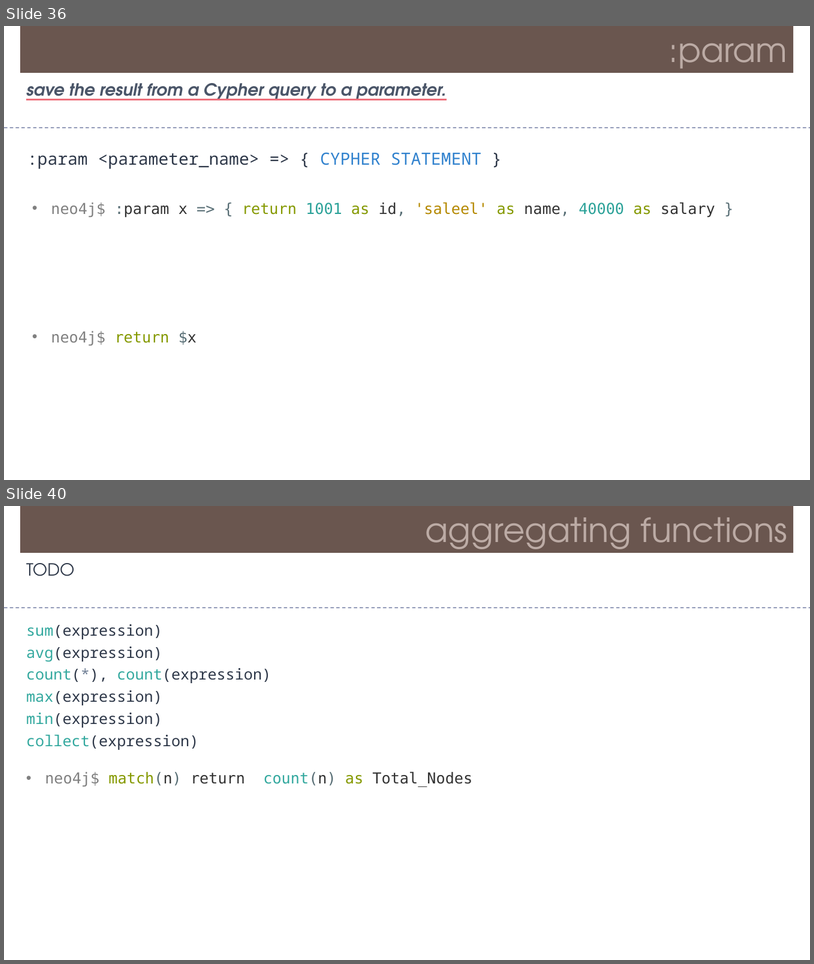
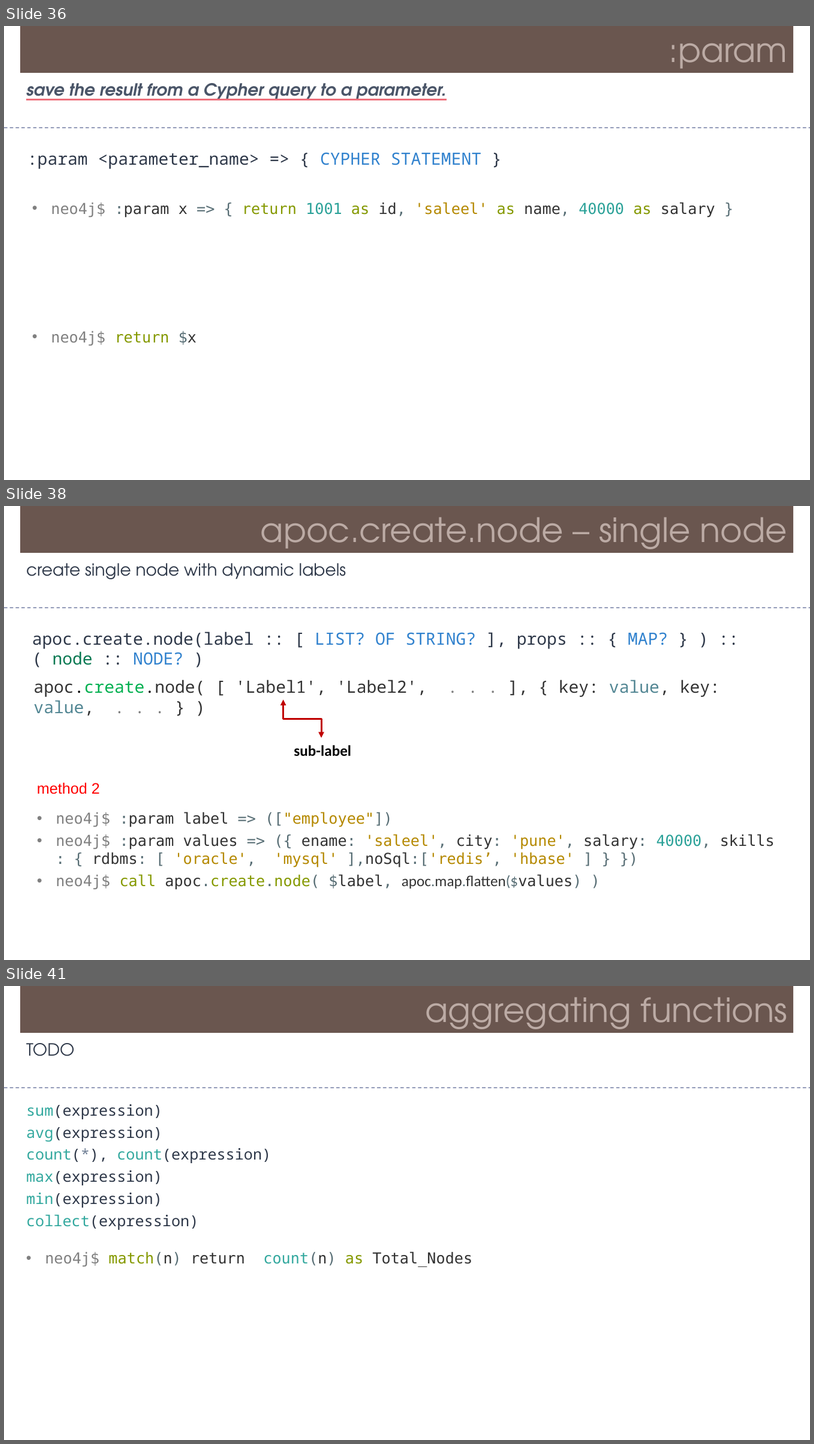
Before and after one commit to Saleel-Bagde/PPT-s, a slide deck: Neo4j.pptx. Shown one above the other, each under a label of ours: slides 36 and 40 before the commit, slides 36, 38 and 41 after it; the slides between them are not shown. The pictures are 814x964 and 814x1444 pixels, drawn with LibreOffice and Linux fonts; fonts in the diff are those of the drawing. Boxes give left, top, right and bottom in pixels: in the first picture for what was removed or moved away, otherwise in the second. Text is boxed around its words. In the diff, an @@ line names an element or a change of style, - is before the commit and + after.

```diff
--- a/Neo4j.pptx
+++ b/Neo4j.pptx
@@ slide 38 added at (x1=4, y1=506, x2=810, y2=960), background #FFFFFF @@
@@ rectangle added at (x1=20, y1=506, x2=794, y2=553), fill #6A5650, 40 pt, text #BCABA5 @@
+apoc.create.node – single node
@@ text added at (x1=26, y1=563, x2=347, y2=579), 20 pt, text #2D3748 @@
+create single node with dynamic labels
@@ line added from (4, 607) to (810, 607), #6E78A0 0.99 pt dashed @@
@@ text added at (x1=32, y1=631, x2=668, y2=665), 20 pt, text #2D3748 @@
+apoc.create.node(label :: [ LIST? OF STRING? ], props :: { MAP? } ) :: ( node :: NODE? )
@@ text added at (x1=33, y1=679, x2=720, y2=697), 20 pt, text #333333 @@
+apoc.create.node( [ 'Label1', 'Label2', . . . ], { key: value, key: value, . . . } )
@@ elbow double arrow added from (284, 700) to (321, 738), #C00000 2.25 pt @@
@@ text added at (x1=294, y1=745, x2=351, y2=756), 18 pt, text #000000, bold @@
+sub-label
@@ text added at (x1=37, y1=782, x2=100, y2=794), 18 pt, text #FF0000 @@
+method 2
@@ text added at (x1=56, y1=811, x2=775, y2=889), 18 pt, text #333333 @@
+• neo4j$ :param label => (["employee"])
+• neo4j$ :param values => ({ ename: 'saleel', city: 'pune', salary: 40000, skills: { rdbms: [ 'oracle', 'mysql' ],noSql:['redis’, 'hbase' ] } })
+• neo4j$ call apoc.create.node( $label, apoc.map.flatten($values) )
@@ what was slide 40 is now slide 41 @@
```
Also in this commit, not shown: 6 slides changed.
